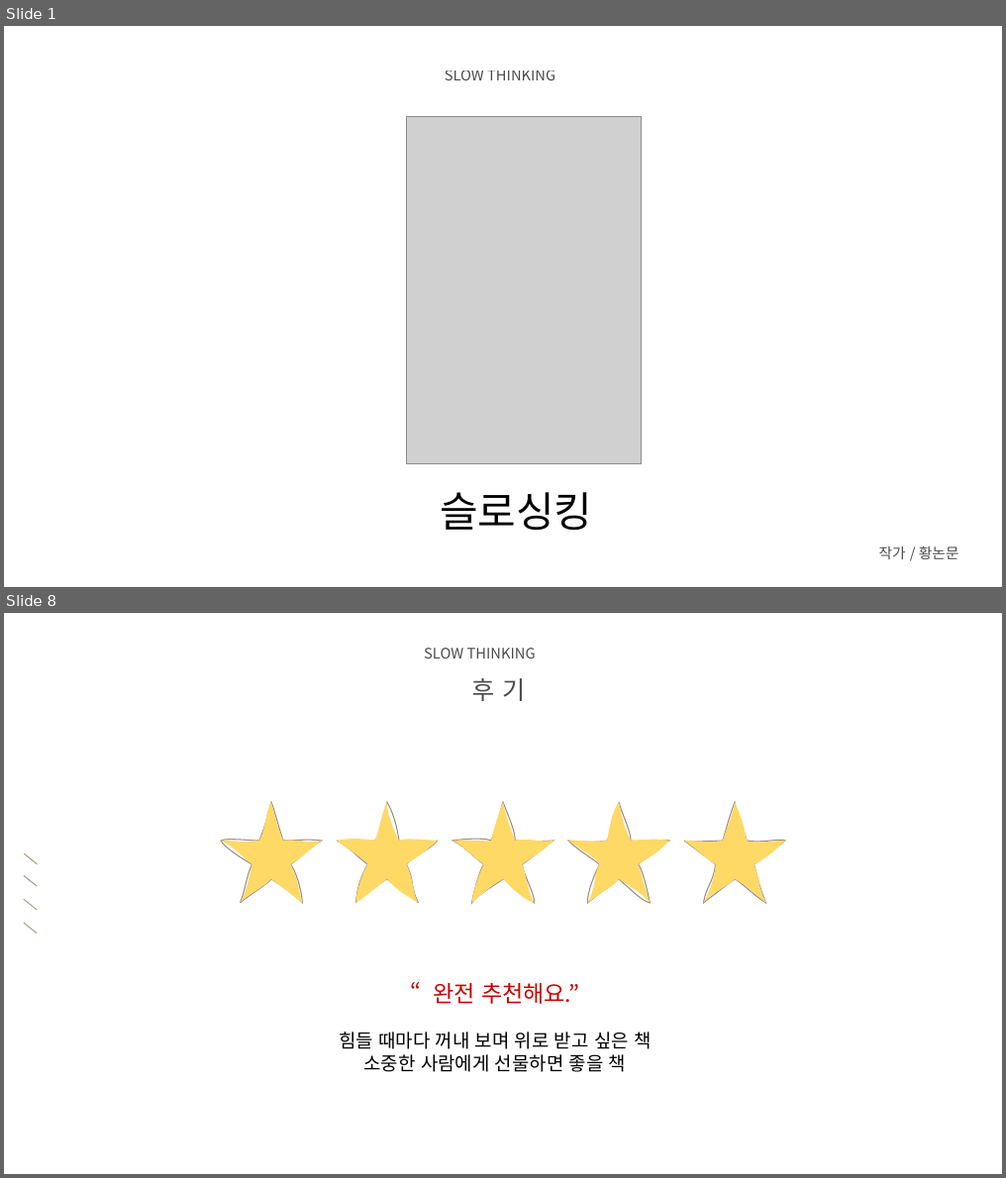
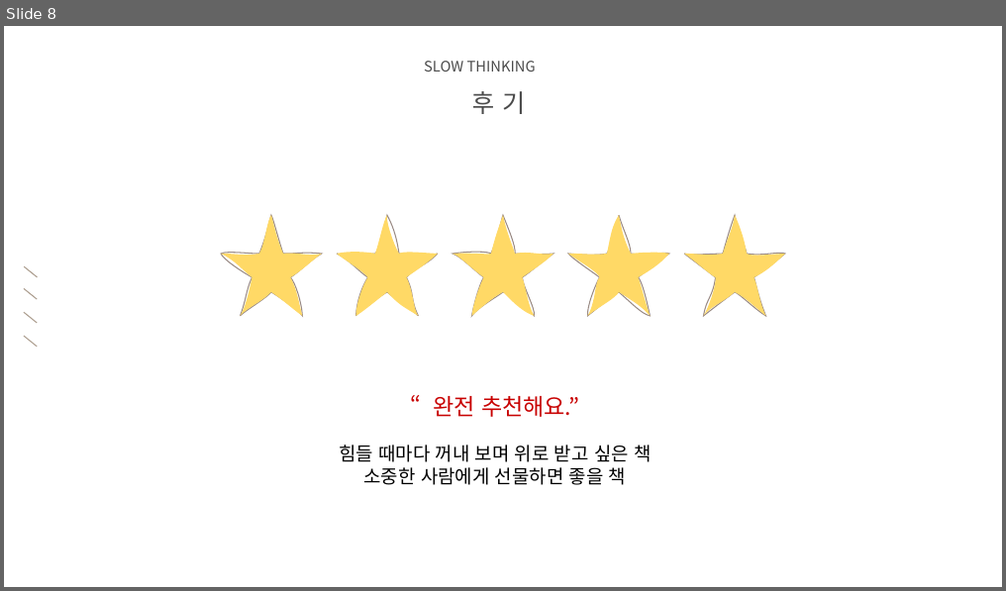
Before and after one commit to audgks5551/ppt, a slide deck: 2조.pptx. Shown one above the other, each under a label of ours: slides 1 and 8 before the commit, slide 8 after it; the slides between them are not shown. The pictures are 1006x1178 and 1006x591 pixels, drawn with LibreOffice and Linux fonts; fonts in the diff are those of the drawing; grey boxes stand for pictures; background and template pictures are left out. Boxes give left, top, right and bottom in pixels: in the first picture for what was removed or moved away, otherwise in the second. Text is boxed around its words. In the diff, an @@ line names an element or a change of style, - is before the commit and + after.

Commit message:
슬로싱킹ppt수정2

```diff
--- a/2조.pptx
+++ b/2조.pptx
@@ slide 1 removed at <box>4,26,1002,587</box>, background picture (left out) @@
@@ text removed at <box>445,71,555,80</box> @@
-SLOW THINKING
@@ picture removed at <box>407,116,642,464</box> @@
@@ text removed at <box>440,492,592,531</box> @@
-슬로싱킹
@@ text removed at <box>879,546,959,560</box> @@
-작가 / 황논문
```
Also in this commit, not shown: 5 slides changed, 1 slide added.
